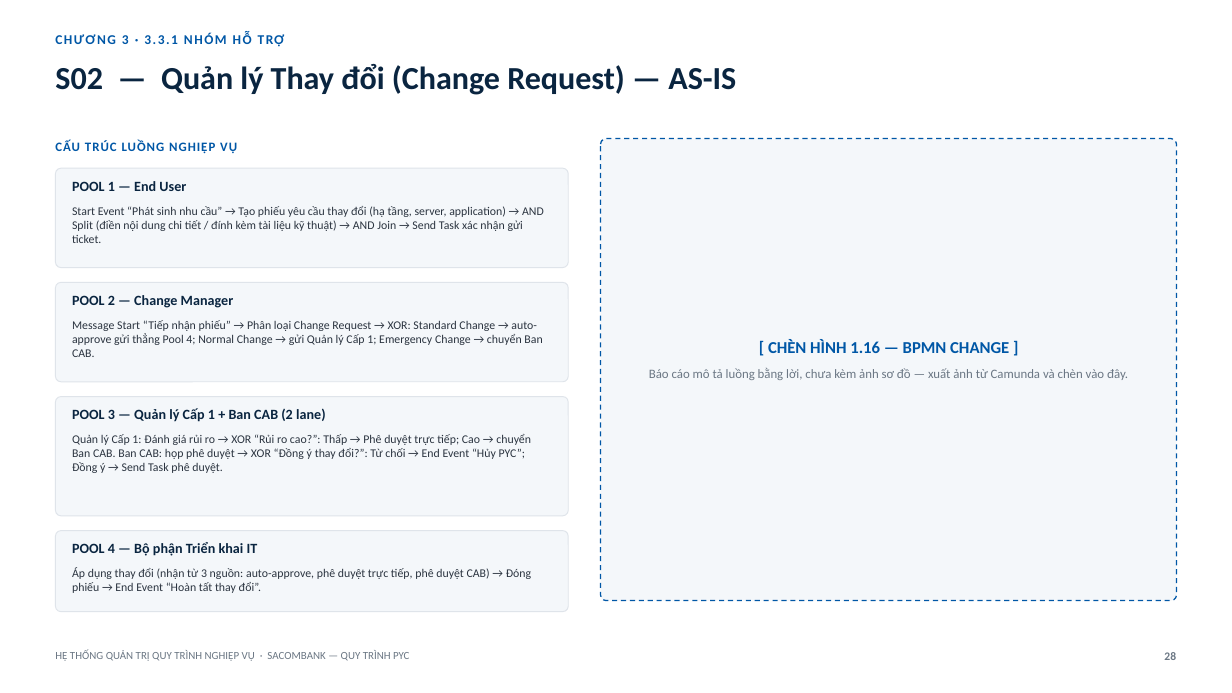
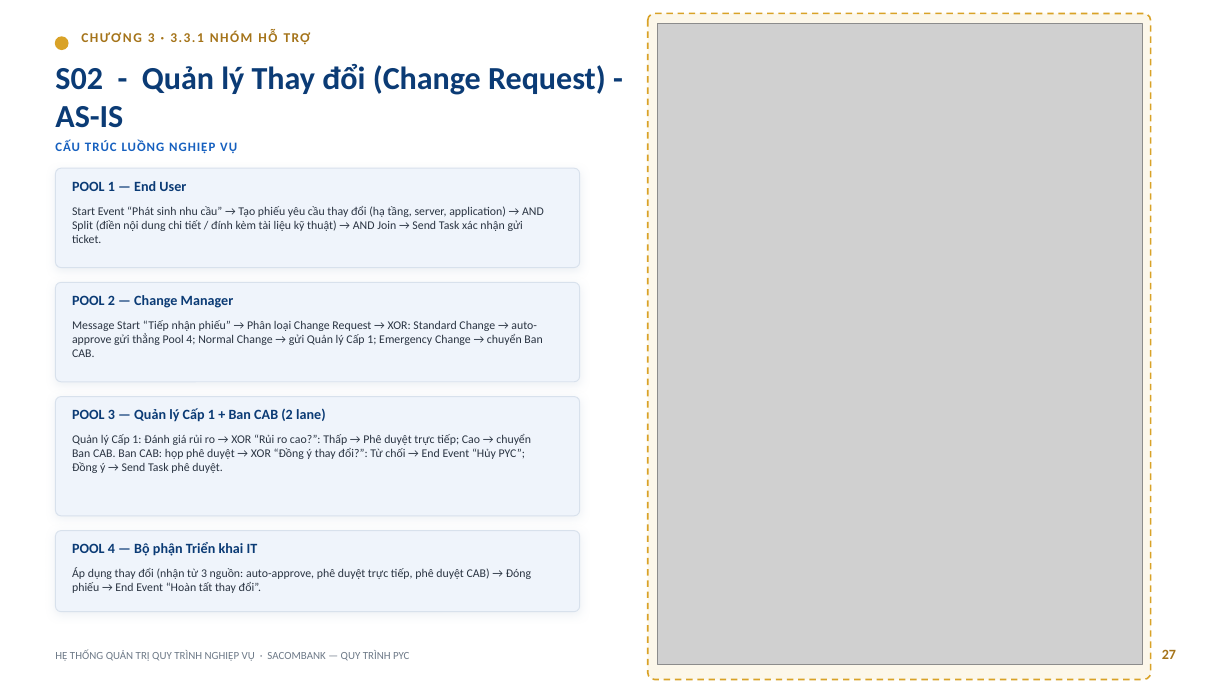
Before and after one commit to trilm83/SACOMBANK, a slide deck: slide 27 of BaoCao_PYC_Sacombank.pptx (slide 28 before the commit). Drawn at 1232x693 pixels with LibreOffice and Linux fonts; fonts in the diff are those of the drawing; grey boxes stand for pictures. Boxes give left, top, right and bottom in pixels: in the first picture for what was removed or moved away, otherwise in the second. Text is boxed around its words. In the diff, an @@ line names an element or a change of style, - is before the commit and + after.

```diff
--- a/BaoCao_PYC_Sacombank.pptx
+++ b/BaoCao_PYC_Sacombank.pptx
@@ rounded rectangle: place and size @@
-rounded rectangle at [601, 139, 1177, 601]
+rounded rectangle at [648, 14, 1151, 680]
@@ rounded rectangle at [648, 14, 1151, 680]: fill #F4F7FA to #FCF7EA; outline #0057A6 1 pt dashed to #D9A227 1.25 pt dashed; proportions changed @@
@@ picture added at [658, 23, 1143, 665] @@
@@ ellipse added at [55, 37, 68, 50], fill #D9A227, outline #D9A227 1 pt @@
@@ text "CHƯƠNG 3 · 3.3.1 NHÓM ...": place and size @@
-text "CHƯƠNG 3 · 3.3.1 NHÓM ..." at [122, 35, 178, 44]
+text "CHƯƠNG 3 · 3.3.1 NHÓM ..." at [148, 33, 204, 42]
@@ text "CHƯƠNG 3 · 3.3.1 NHÓM ..." at [148, 33, 204, 42]: text colour #0057A6 to #A5741A @@
@@ text at [55, 64, 606, 128]: text changed; text colour #0A2540 to #0B3B75 @@
-S02 — Quản lý Thay đổi (Change Request) — AS-IS
+S02 - Quản lý Thay đổi (Change Request) -
+AS-IS
@@ text "CẤU TRÚC LUỒNG NGHIỆP VỤ" at [55, 140, 237, 154]: text colour #0057A6 to #1660BF @@
@@ rounded rectangle: place and size @@
-rounded rectangle at [55, 168, 568, 268]
+rounded rectangle at [55, 168, 579, 268]
@@ rounded rectangle: place and size @@
-rounded rectangle at [55, 283, 568, 383]
+rounded rectangle at [55, 283, 579, 383]
@@ text removed at [768, 339, 1009, 353] @@
-[ CHÈN HÌNH 1.16 — BPMN CHANGE ]
@@ text removed at [649, 368, 1128, 380] @@
-Báo cáo mô tả luồng bằng lời, chưa kèm ảnh sơ đồ — xuất ảnh từ Camunda và chèn vào đây.
@@ rounded rectangle: place and size @@
-rounded rectangle at [55, 396, 568, 516]
+rounded rectangle at [55, 396, 579, 516]
@@ fill #F4F7FA to #EFF4FB; outline #DFE4EA 0.75 pt to #D8E1EC 0.75 pt; shadow on in 4 elements at [55, 396, 579, 516], [55, 168, 579, 268], [55, 283, 579, 383], [55, 531, 579, 612] @@
@@ rounded rectangle: place and size @@
-rounded rectangle at [55, 531, 568, 612]
+rounded rectangle at [55, 531, 579, 612]
@@ text colour #0A2540 to #0B3B75 in 4 elements at [72, 181, 186, 191], [72, 295, 234, 308], [72, 408, 326, 422], [72, 542, 258, 556] @@
@@ text "HỆ THỐNG QUẢN TRỊ QUY ..." at [55, 650, 409, 661]: text colour #6B7784 to #6E7A88 @@
@@ text added at [1162, 649, 1176, 659], 11 pt, text #A5741A, bold @@
+27
@@ text removed at [1164, 652, 1176, 660] @@
-28
```
Also in this commit, not shown: 42 other slides changed, 12 slides added, 4 slides removed.
